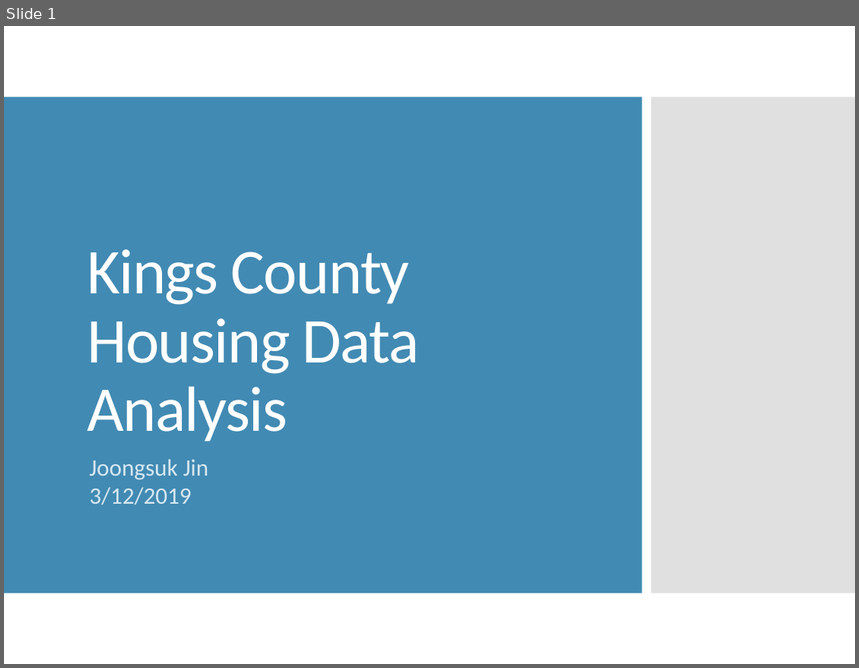
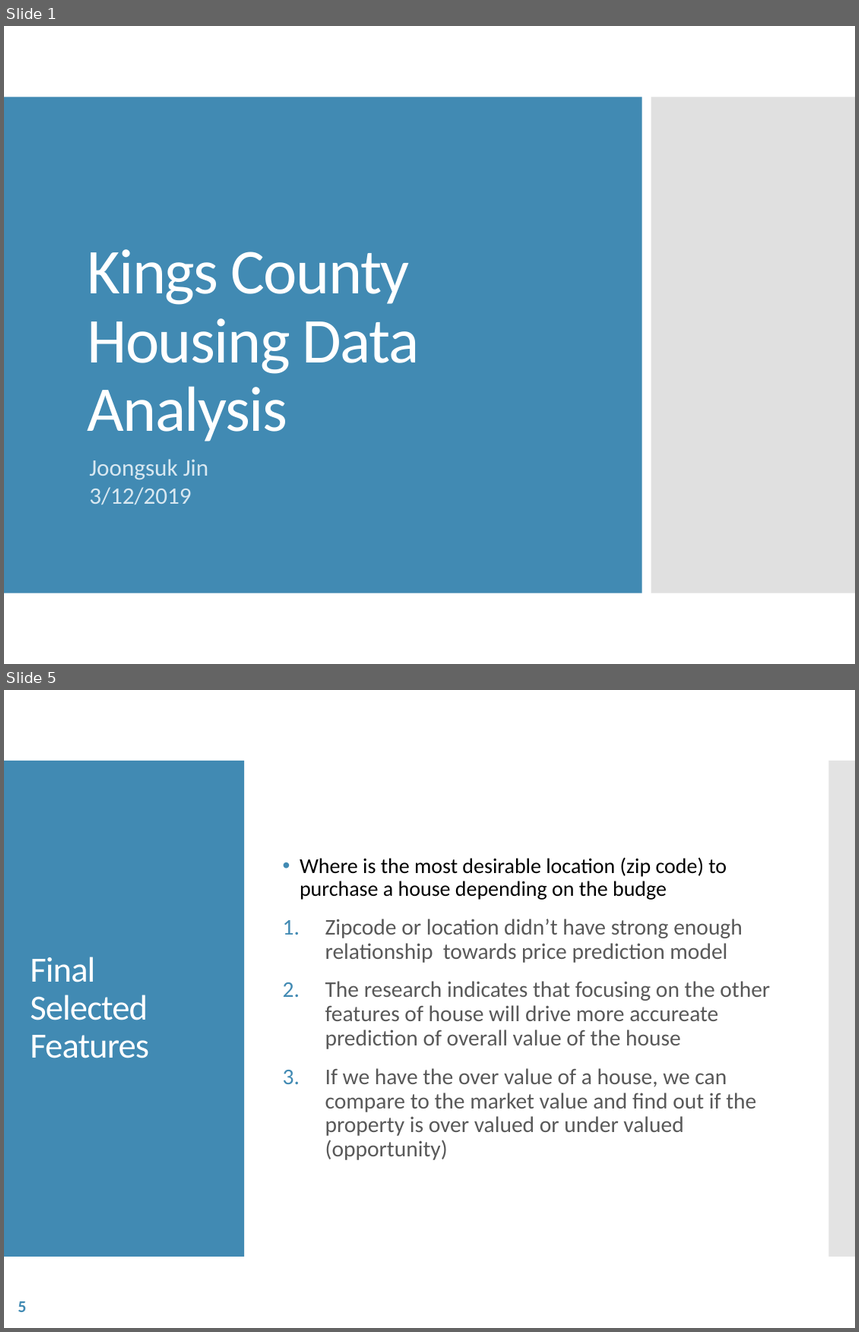
Before and after one commit to joongsukjin/dsc-1-final-project-online-ds-pt-100118, a slide deck: Project 1 Presentation.pptx. Shown one above the other, each under a label of ours: slide 1 before the commit, slides 1 and 5 after it; the slides between them are not shown. The pictures are 859x668 and 859x1332 pixels, drawn with LibreOffice and Linux fonts; fonts in the diff are those of the drawing. Boxes give left, top, right and bottom in pixels: in the first picture for what was removed or moved away, otherwise in the second. Text is boxed around its words. In the diff, an @@ line names an element or a change of style, - is before the commit and + after.

```diff
--- a/Project 1 Presentation.pptx
+++ b/Project 1 Presentation.pptx
@@ slide 5 added at (x1=4, y1=690, x2=855, y2=1328), background #FFFFFF @@
@@ rectangle added at (x1=4, y1=761, x2=244, y2=1257), fill #418AB3 @@
@@ rectangle added at (x1=829, y1=761, x2=855, y2=1257), fill #C8C8C8 at 50% opacity @@
@@ text added at (x1=300, y1=857, x2=770, y2=1160), 19 pt, text #595959 @@
+• Where is the most desirable location (zip code) to purchase a house depending on the budge
+1. Zipcode or location didn’t have strong enough relationship towards price prediction model
+2. The research indicates that focusing on the other features of house will drive more accureate prediction of overall value of the house
+3. If we have the over value of a house, we can compare to the market value and find out if the property is over valued or under valued (opportunity)
@@ title added at (x1=30, y1=957, x2=149, y2=1059), 30 pt, text #FFFFFF @@
+Final Selected Features
@@ page number added at (x1=18, y1=1302, x2=26, y2=1312), 14 pt, text #418AB3, bold @@
+5
```
Also in this commit, not shown: 3 slides changed, 2 slides removed, 1 other file.
